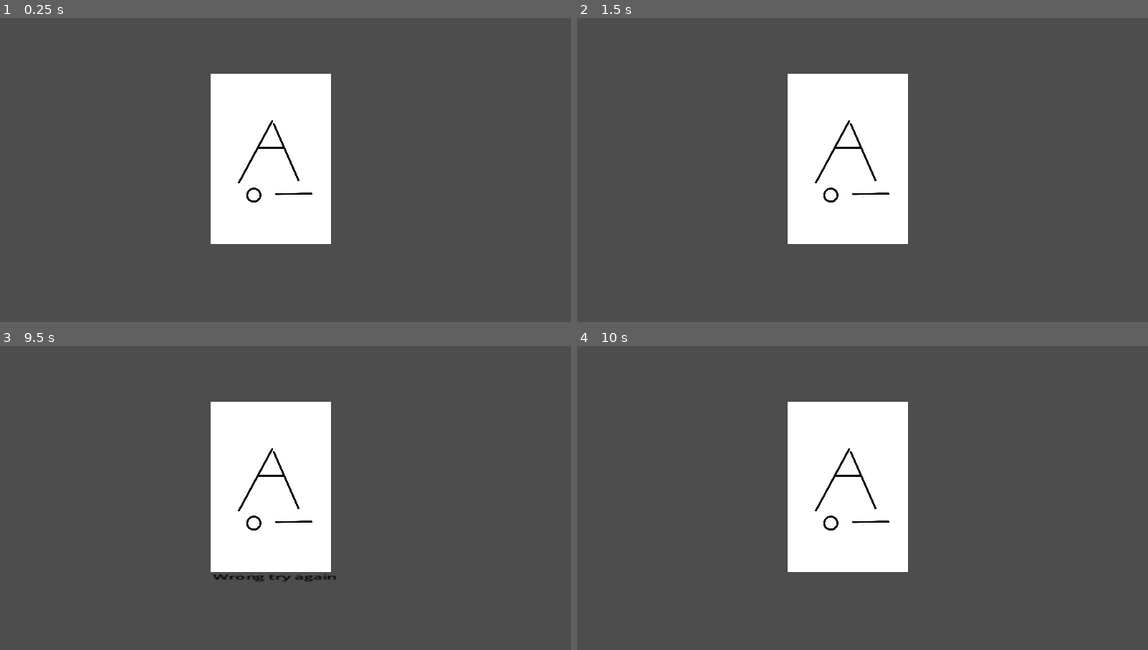
Above: before the commit, frames 1-4 (two rows, left to right).
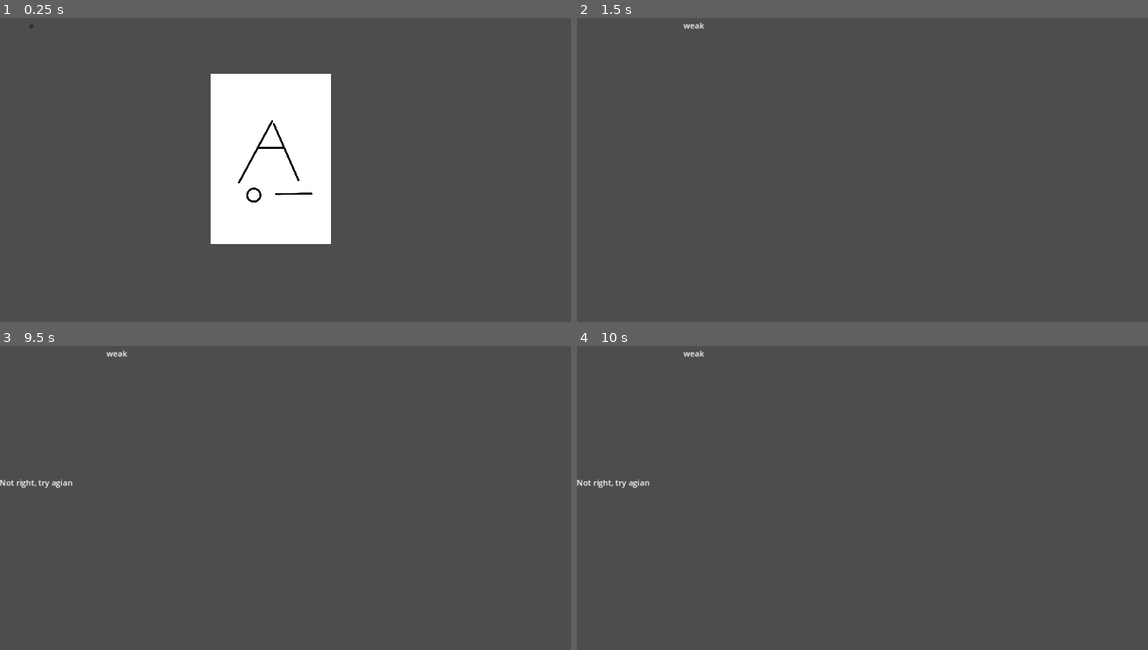
Above: after the commit, the same moments.

Repository: BearBait16/Lightnin_tapanin_game
Game: Godot game, scene res://letters_game.tscn
Two runs of this game, one before a commit and one after it. Both use one fixed random seed, a clock stepped at 60 frames per second and the inputs below. This scene is started directly instead of the project's main scene.
Inputs (mouse positions are in pixels of both pictures, inside the frame that each line leads up to):
- Up to frame 1 (0.25 s): no input
- Up to frame 2 (1.5 s): click (605, 27) at 0.52 s; click (839, 151) at 1.25 s, where only the run after the commit has a clickable "Words"
- Up to frame 3 (9.5 s): tap Enter at 2, 3.5, 5 s; tap Space (space_down) at 2.75, 4.25 s; hold Space (space_down) 2.78-3.53 s; hold Space (space_down) 5.03-7.28 s
- Up to frame 4 (10 s): hold Space (space_down) from 9.53 s (still down)

The runs differ from the first frame. In frame 1, less than 0.1% of the frame differs, in the area x 5-6%, y 2-4%; in frame 2, 12%; in frame 3, 12%, in the area x 0-59%, y 1-78%; in frame 4, 12%.

Commit message:
Letters Can go back to main

Diff:
--- a/codes_game.gd
+++ b/codes_game.gd
@@ -16,6 +16,8 @@
 var alph_index = 0
 var morse_check = get_morse(codes.keys()[alph_index])
 var word = codes.keys()[alph_index]
+var end_counter = 0
+var end = len(codes)
 
 func _ready():
 	print(morse_check)
@@ -67,6 +69,12 @@
 				$Right_and_Wrong.text = "Not right, try agian"
 				reset()
 		elif morse_input == morse_check:
+			end_counter += 1
+			if end_counter == end:
+				$Control/Output.text = "Congratulations!"
+				get_tree().create_timer(5)
+				change_scene()
+				return
 			$Right_and_Wrong.text = "Nice! Onto the next one"
 			$Input.text = ""
 			$Sentance_break.text = ""
@@ -92,3 +100,6 @@
 func reset():
 	pressing = true
 	morse_input = ""
+
+func change_scene():
+	get_tree().change_scene_to_file("res://main.tscn")
--- a/letters_game.gd
+++ b/letters_game.gd
@@ -15,6 +15,7 @@
 var failed = false
 var alphabet = ["a", "b", "c", "d", "e", "f", "g", "h", "i", "j", "k", "l", "m", "n", "o", "p", "q", "r", "s", "t", "u", "v", "w", "x", "y", "z"]
 var alph_index = 0
+var end = len(alphabet)
 
 func _ready():
 	# Load a new image from your project resources
@@ -55,7 +56,7 @@
 func check_input():
 		if morse_input == morse_matching[alphabet[alph_index]]:
 			end_counter += 1
-			if end_counter == 26:
+			if end_counter == end:
 				$Control/Output.text = "Congratulations!"
 				get_tree().create_timer(5)
 				change_scene()
@@ -74,3 +75,6 @@
 
 func change_scene():
 	get_tree().change_scene_to_file("res://main.tscn")
+
+func _on_button_pressed():
+	change_scene()
--- a/letters_game.tscn
+++ b/letters_game.tscn
@@ -45,3 +45,10 @@
 offset_right = 409.0
 offset_bottom = 465.0
 scale = Vector2(2.02228, 0.889087)
+
+[node name="Button" type="Button" parent="Control"]
+layout_mode = 0
+offset_right = 8.0
+offset_bottom = 8.0
+
+[connection signal="pressed" from="Control/Button" to="." method="_on_button_pressed"]
--- a/words_game.gd
+++ b/words_game.gd
@@ -16,6 +16,8 @@
 var alph_index = 0
 var word = words.pick_random()
 var morse_check = get_morse(word)
+var end_counter = 0
+var end = len(words)
 
 func _ready():
 	print(morse_check)
@@ -69,6 +71,12 @@
 				reset()
 		elif morse_input == morse_check:
 			$Right_and_Wrong.text = "Nice! Onto the next one"
+			end_counter += 1
+			if end_counter == end:
+				$Control/Output.text = "Congratulations!"
+				get_tree().create_timer(5)
+				change_scene()
+				return
 			$Input.text = ""
 			$Break_space.text = ""
 			word = words.pick_random()
@@ -91,3 +99,6 @@
 func reset():
 	pressing = true
 	morse_input = ""
+
+func change_scene():
+	get_tree().change_scene_to_file("res://main.tscn")
